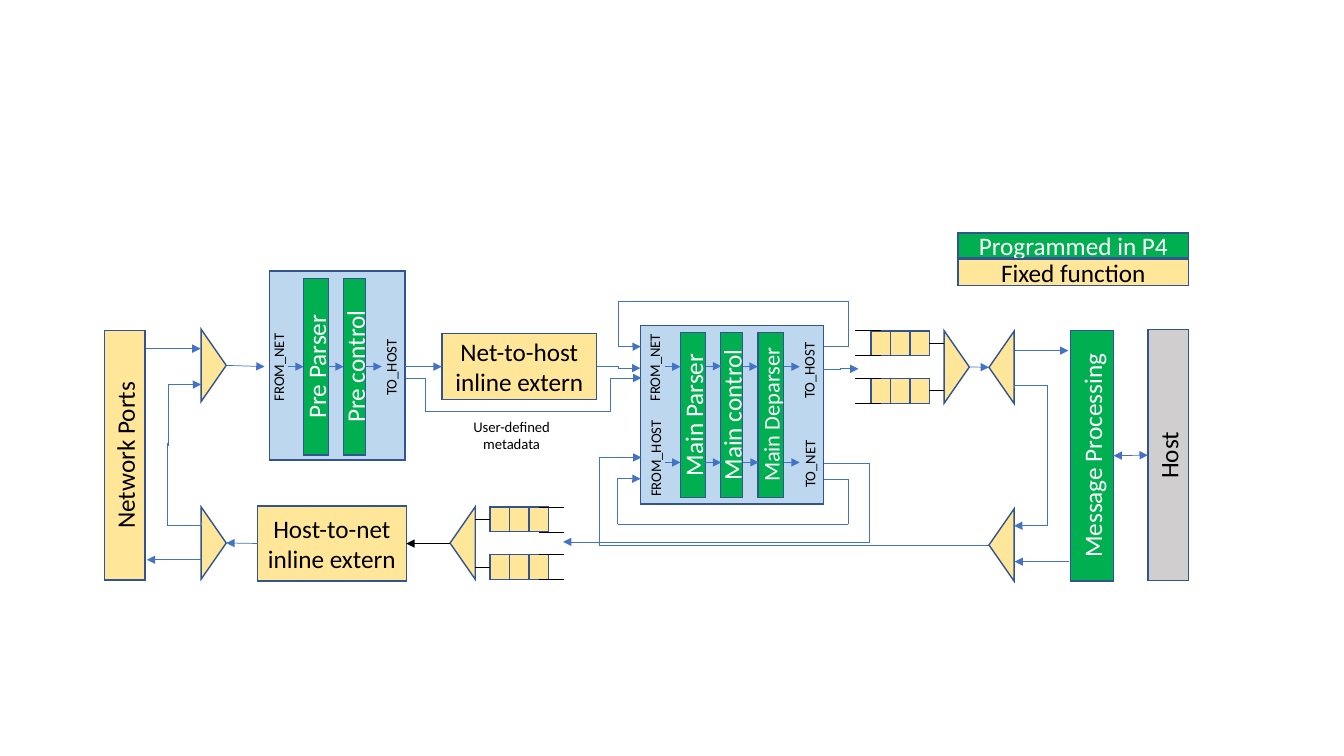
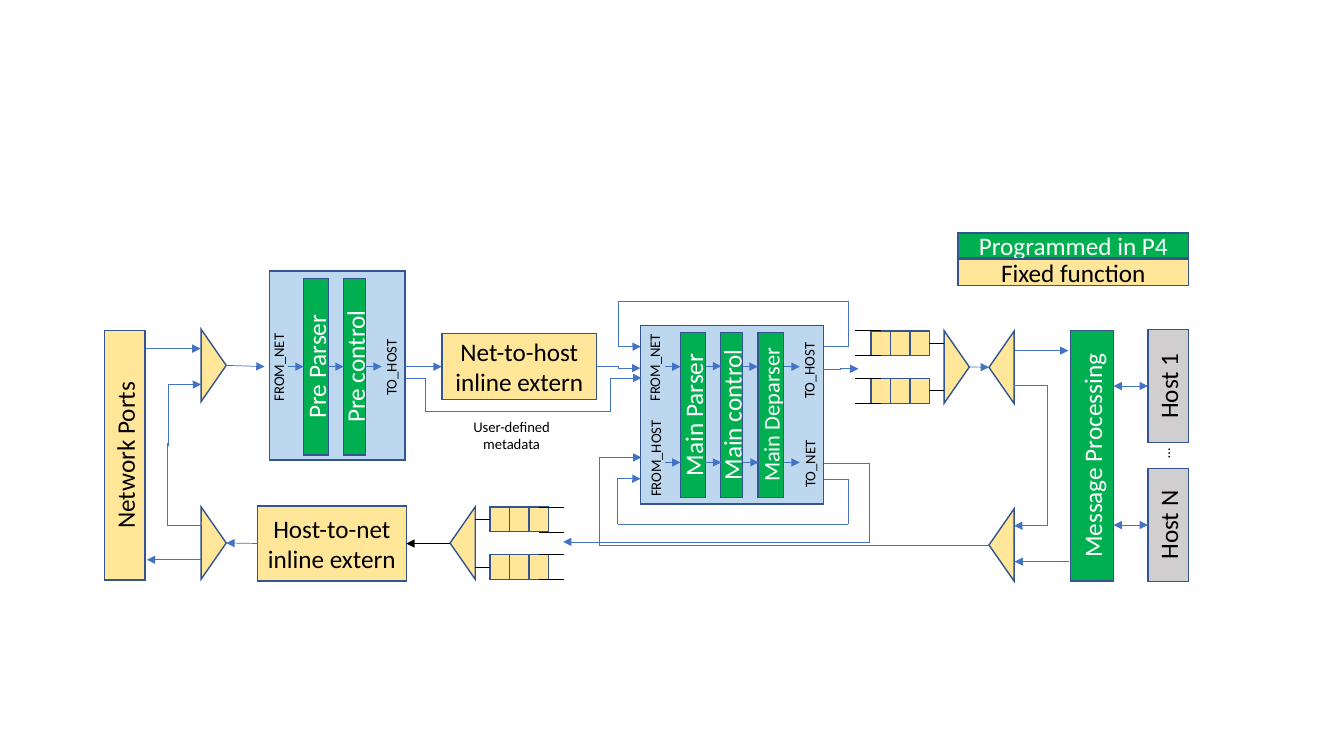
Before and after one commit to p4lang/pna, a slide deck: slide 1 of figs/pna-block-diagram.pptx. Drawn at 1344x756 pixels with LibreOffice and Linux fonts; fonts in the diff are those of the drawing. Boxes give left, top, right and bottom in pixels: in the first picture for what was removed or moved away, otherwise in the second. Text is boxed around its words. In the diff, an @@ line names an element or a change of style, - is before the commit and + after.

Commit message:
Changed the one host in the figure to N hosts Also updated the text in the introduction to mention that one or more of these hosts could be one or more CPU cores within the NIC itself.

```diff
--- a/figs/pna-block-diagram.pptx
+++ b/figs/pna-block-diagram.pptx
@@ rectangle "Host 1": place and size @@
-rectangle "Host 1" at box(1148, 329, 1188, 580)
+rectangle "Host 1" at box(1148, 330, 1189, 443)
@@ text in rectangle at box(1154, 354, 1185, 417): text changed @@
-Host
+Host 1
@@ double arrow moved from (1114, 456) - (1148, 456) to (1114, 386) - (1148, 386) @@
@@ text added at box(1150, 443, 1179, 469), 10.5 pt, text #000000 @@
+…
@@ rectangle added at box(1148, 469, 1189, 582), fill #D0CECE, outline #325491 1 pt, 18 pt, text #000000 @@
+Host N
@@ double arrow added from (1114, 525) to (1148, 525), #4472C4 0.5 pt @@
```
Also in this commit, not shown: 3 other files.
